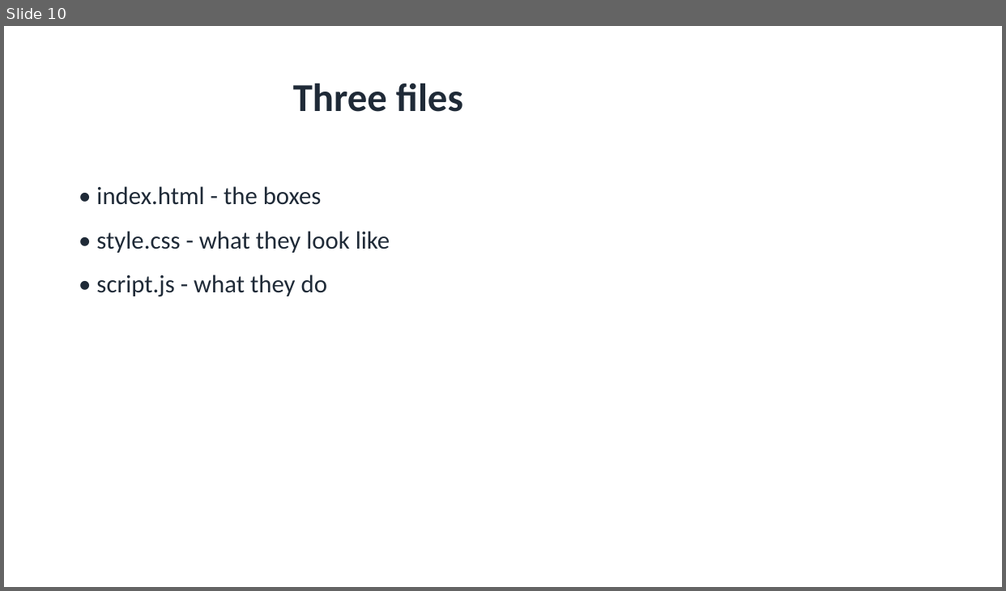
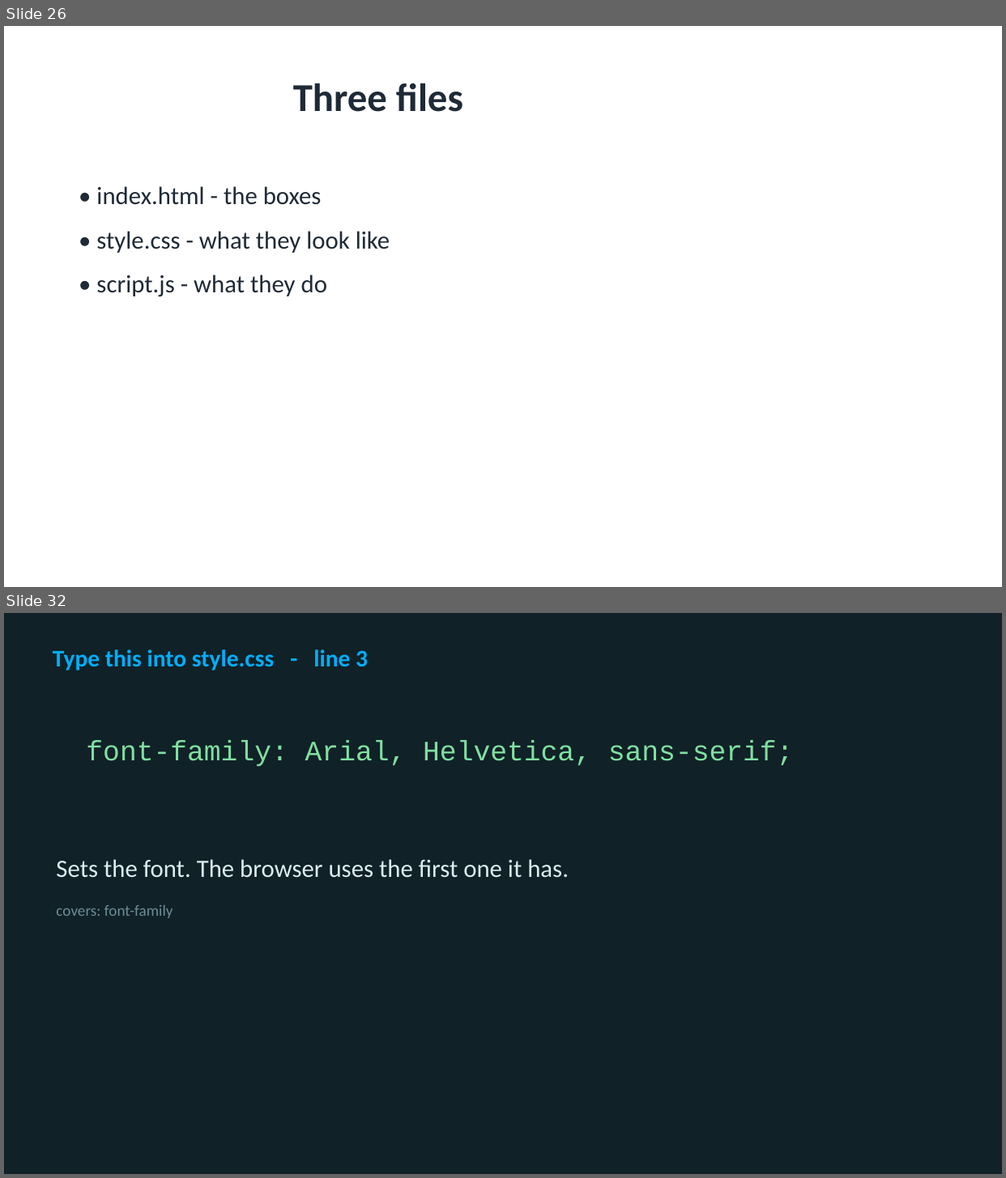
Before and after one commit to utgapps/utgapps.github.io, a slide deck: ai101/slides/week-01.pptx. Shown one above the other, each under a label of ours: slide 10 before the commit, slides 26 and 32 after it; the slides between them are not shown. The pictures are 1006x591 and 1006x1178 pixels, drawn with LibreOffice and Linux fonts; fonts in the diff are those of the drawing. Boxes give left, top, right and bottom in pixels: in the first picture for what was removed or moved away, otherwise in the second. Text is boxed around its words. In the diff, an @@ line names an element or a change of style, - is before the commit and + after.

```diff
--- a/ai101/slides/week-01.pptx
+++ b/ai101/slides/week-01.pptx
@@ slide 32 added at [4,613,1002,1174], background #102127 @@
@@ text added at [53,649,368,671], 23 pt, text #01AEFD, bold @@
+Type this into style.css - line 3
@@ text added at [86,740,794,766], 27 pt, text #7FE0A0 @@
+font-family: Arial, Helvetica, sans-serif;
@@ text added at [56,859,569,918], 24 pt, text #DCECEF @@
+Sets the font. The browser uses the first one it has.
+covers: font-family
@@ what was slide 10 is now slide 26 @@
```
Also in this commit, not shown: 1 slide changed, 82 other slides added, 10 slides removed, 32 other files.
